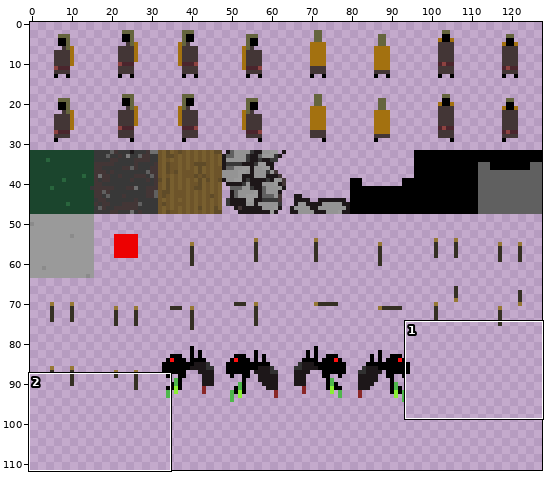
Sprite sheet: ld34/assets/textures.png. Above: a wide view before the commit, with the close-up outlined.
Close-up. First the earlier version:
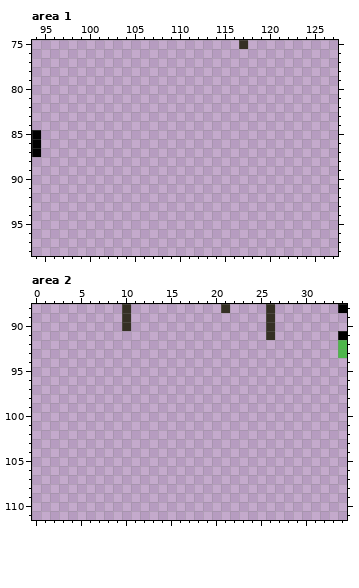
The file is 128x112 pixels. Colours within 5 levels of each other are drawn and written as one. Shown: area 1: x 94..127, y 75..98; area 2: x 0..34, y 88..111.
The same view after the edit:
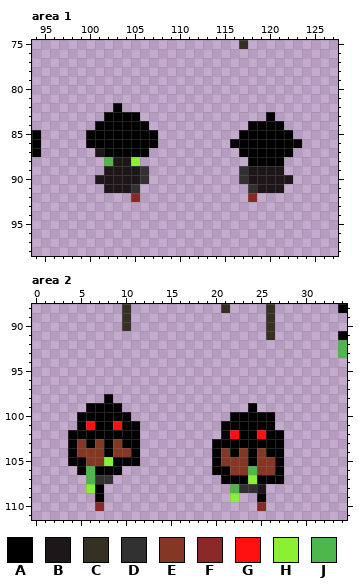
Palette (. is transparent): A #000000  B #1d1719  C #353024  D #313131  E #843723  F #8a2727  G #fe1010  H #8af033  J #4eb74b
Edits made:
Area 1:
Colour A is added in row 82 at x 103; in row 83 at x 102 to 105 and 120; in row 84 at x 101 to 106 and 118 to 121; in row 85 at x 100 to 107 and 117 to 122; in row 86 at x 100 to 107 and 116 to 123; in row 87 at x 102 to 106 and 117 to 122.
Colour A is added in row 88 at x 118 to 121.
Colour B is added in row 87 at x 101; in row 88 at x 103 to 104; in row 89 at x 102 to 105 and 118 to 121; in row 90 at x 101 to 105 and 118 to 122; in row 91 at x 102 to 104 and 119 to 121.
Colour D is added in rows 89 to 90 at x 106 and 117; in row 91 at x 105 and 118.
Colour F is added in row 92 at x 105 and 118.
Colour H is added in row 88 at x 105.
Colour J is added in row 88 at x 102.
Area 2:
Colour A is added in row 98 at x 8; in row 99 at x 6 to 9 and 24; in row 100 at x 5 to 10 and 22 to 26; in row 101 at x 5, 7 to 8, 10 to 11 and 21 to 26; in row 102 at x 4 to 11, 21, 23 to 24 and 26 to 27; in row 103 at x 4, 6, 8, 10 to 11 and 20 to 27.
Colour A is added in row 104 at x 4, 8, 11, 20, 22, 24 and 26 to 27; in row 105 at x 4 to 5, 9 to 11, 20, 24 and 27; in row 106 at x 5, 7 to 9, 20 to 21 and 27; in row 107 at x 21 to 23 and 25 to 27; in row 108 at x 7; in row 109 at x 7 and 25.
Colour B is added in row 108 at x 25.
Colour D is added in row 107 at x 7 to 8; in row 108 at x 23 to 24.
Colour E is added in row 103 at x 5, 7 and 9; in row 104 at x 5 to 7, 9 to 10, 21, 23 and 25; in row 105 at x 6 to 7, 21 to 23 and 25 to 26; in row 106 at x 22 to 23 and 25 to 26.
Colour F is added in row 110 at x 7 and 25.
Colour G is added in row 101 at x 6 and 9; in row 102 at x 22 and 25.
Colour H is added in row 105 at x 8; in row 107 at x 24; in row 108 at x 6; in row 109 at x 22.
Colour J is added in row 106 at x 6 and 24; in row 107 at x 6; in row 108 at x 22.
